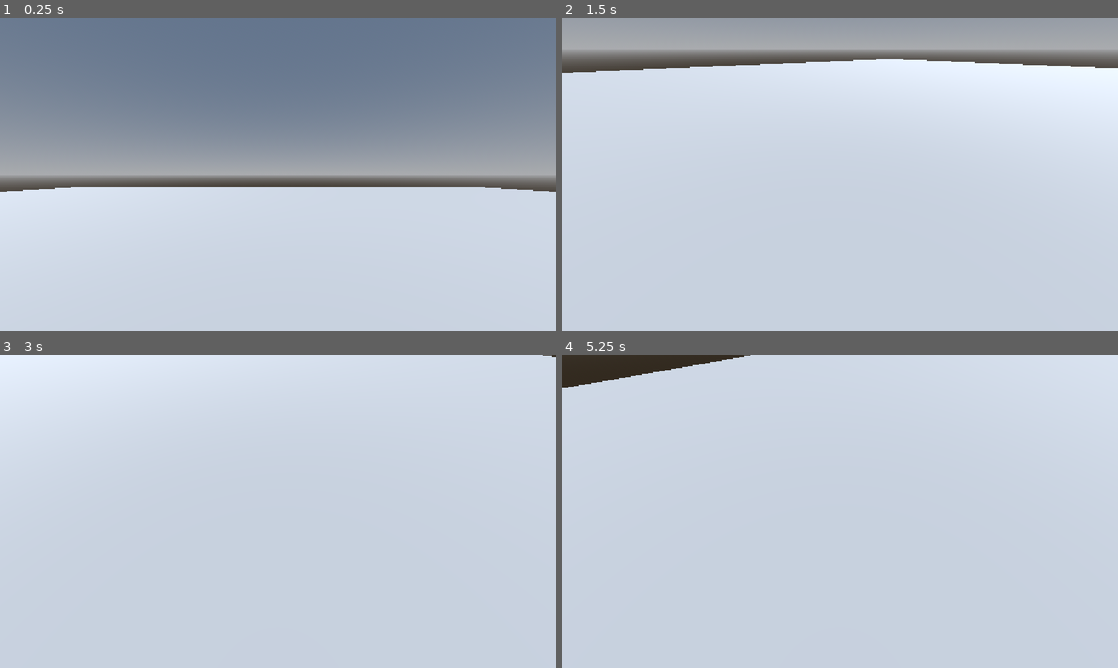
Above: before the commit, frames 1-4 (two rows, left to right).
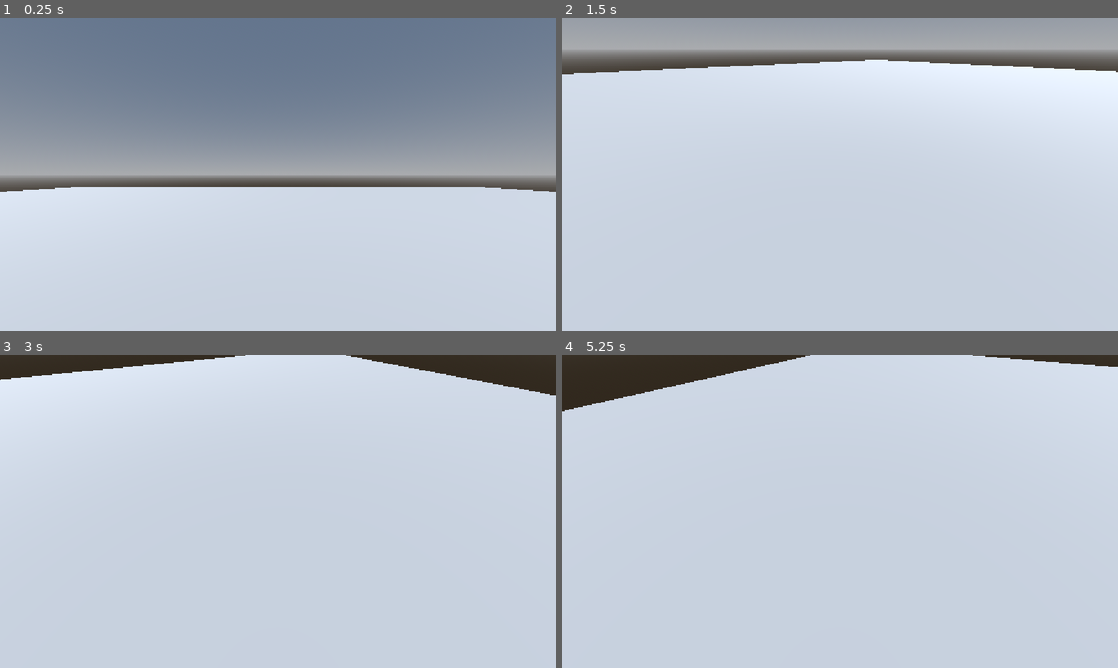
Above: after the commit, the same moments.

Repository: UncannyBunny/Project-1
Game: Godot game, scene res://test.tscn
Same seed, same stepped clock (60 frames per second), same inputs: the game is played once before the commit and once after it.
Inputs (mouse positions are in pixels of both pictures, inside the frame that each line leads up to):
- Up to frame 1 (0.25 s): no input
- Up to frame 2 (1.5 s): tap Enter at 0.5 s; move the mouse to (962, 158) at 0.52 s; hold Right (ui_right) 0.53-1.28 s; move the mouse to (728, 190) at 1.27 s; hold Left (ui_left) from 1.28 s (still down)
- Up to frame 3 (3 s): move the mouse to (333, 442) at 2.02 s; release Left (ui_left) at 2.03 s; hold Right (ui_right) from 2.03 s (still down); tap Space at 2.75 s; move the mouse to (250, 574) at 2.77 s
- Up to frame 4 (5.25 s): move the mouse to (1006, 558) at 3.52 s; release Right (ui_right) at 3.53 s; hold Left (ui_left) from 3.53 s (still down); move the mouse to (673, 464) at 4.27 s; tap Enter at 5 s; move the mouse to (867, 511) at 5.02 s

The runs differ from the first frame. In frame 2, 0.5% of the frame differs, in the area x 0-100%, y 13-18%; in frame 3, 4.2%, in the area x 0-100%, y 0-13%; in frame 4, 2.7%.

Commit message:
Character Control
- Sprinting
- Jumping
- SingleInputComponent
- CameraBobbingComponent

Diff:
--- a/Components/axis_input_component.gd
+++ b/Components/axis_input_component.gd
@@ -26,7 +26,6 @@
 	# Avoid execution in editor environment.
 	if Engine.is_editor_hint():
 		return
-	# Process mouse
 	if not target_method_callable.is_valid():
 		return
 	var raw_input: float
--- /dev/null
+++ b/Components/camera_bobber_component.gd
@@ -0,0 +1,43 @@
+class_name CameraBobberComponent extends Node3D
+
+@export var camera_object: Camera3D
+@export var player_object: CharacterController3D
+var is_bobbing: bool = false
+var bob_tween: Tween
+@export var bob_speed: float = 0
+@export var bob_height: float = 0
+@export var bob_width: float = 0
+var camera_position: Vector3 = Vector3.ZERO
+
+func _ready() -> void:
+	camera_position = camera_object.position
+
+func _physics_process(delta: float) -> void:
+	_bob_camera()
+
+func _bob_camera() -> void:
+	var horizontal_velocity = Vector2(player_object.velocity.x, player_object.velocity.z)
+	if is_bobbing and bob_tween and bob_tween.is_valid():
+		var speed_scale = clamp(horizontal_velocity.length() / player_object.speed_walking, 0.5, 1.5)
+		bob_tween.set_speed_scale(speed_scale)
+	var is_moving = horizontal_velocity.length() > 0.5 and player_object.is_on_floor()
+	if is_moving and not is_bobbing:
+		is_bobbing = true
+		if bob_tween:
+			bob_tween.kill()
+		bob_tween = create_tween().set_loops()
+		bob_tween.tween_property(camera_object, "position", camera_position + Vector3(bob_width, bob_height, 0), bob_speed) \
+			.set_trans(Tween.TRANS_SINE).set_ease(Tween.EASE_IN_OUT)
+		bob_tween.tween_property(camera_object, "position", camera_position, bob_speed) \
+			.set_trans(Tween.TRANS_SINE).set_ease(Tween.EASE_IN_OUT)
+		bob_tween.tween_property(camera_object, "position", camera_position + Vector3(-bob_width, bob_height, 0), bob_speed) \
+			.set_trans(Tween.TRANS_SINE).set_ease(Tween.EASE_IN_OUT)
+		bob_tween.tween_property(camera_object, "position", camera_position, bob_speed) \
+			.set_trans(Tween.TRANS_SINE).set_ease(Tween.EASE_IN_OUT)
+	elif not is_moving and is_bobbing:
+		is_bobbing = false
+		if bob_tween:
+			bob_tween.kill()
+		bob_tween = create_tween()
+		bob_tween.tween_property(camera_object, "position", camera_position, 0.2) \
+			.set_trans(Tween.TRANS_SINE).set_ease(Tween.EASE_OUT)
--- /dev/null
+++ b/Components/single_input_component.gd
@@ -0,0 +1,46 @@
+@tool
+class_name SingleInputComponent extends Node3D
+
+## Object to receive the input
+@export var target_object: Node3D:
+	set(value):
+		target_object = value
+		notify_property_list_changed()
+## Method that will be called with the input
+@export var target_method_string: String = ""
+var target_method_callable: Callable
+@export var input_string: String
+
+func _ready() -> void:
+	# Avoid execution in editor environment.
+	if Engine.is_editor_hint():
+		return
+	# Bind target callable for
+	if target_object and not target_method_string.is_empty():
+		target_method_callable = Callable(target_object, target_method_string)
+
+func _process(delta: float) -> void:
+	# Avoid execution in editor environment.
+	if Engine.is_editor_hint():
+		return
+	if not target_method_callable.is_valid():
+		return
+	if Input.is_action_just_pressed(input_string):
+		target_method_callable.call()
+
+func _validate_property(property: Dictionary) -> void:
+	if property.name == "target_method_string":
+		var target_method_options: String = ""
+
+		if target_object and target_object.get_script():
+			var methods: Array = target_object.get_script().get_script_method_list()
+			var method_names: Array[String] = []
+
+			for method in methods:
+				if not method["name"].begins_with("_"):
+					method_names.append(method["name"])
+
+			target_method_options = ",".join(method_names)
+
+		property.hint = PROPERTY_HINT_ENUM
+		property.hint_string = target_method_options
--- a/Scripts/character_controller.gd
+++ b/Scripts/character_controller.gd
@@ -1,11 +1,18 @@
 class_name CharacterController3D extends CharacterBody3D
 
 @export_group("Movement")
-@export var movement_speed: float = 0
+var movement_speed: float = 0
+@export var speed_walking: float = 0
+@export var speed_running: float = 0
+var _movement_run: bool = false
 @export var jump_force: float = 0
+@export var weight: float = 1
 var _gravity: float = ProjectSettings.get_setting("physics/3d/default_gravity")
 var _movement_direction: Vector3 = Vector3.ZERO
 var _movement_jump: bool = false
+
+func _ready() -> void:
+	movement_speed = speed_walking
 
 func _physics_process(delta: float) -> void:
 	_move_character()
@@ -18,9 +25,16 @@
 		return
 	_movement_jump = true
 
+func set_running() -> void:
+	_movement_run = not _movement_run
+	if _movement_run:
+		movement_speed = speed_running
+	else:
+		movement_speed = speed_walking
+
 func _move_character() -> void:
 	if not is_on_floor():
-		velocity.y -= _gravity
+		velocity.y -= _gravity * weight
 	if _movement_direction != Vector3.ZERO:
 		velocity.x = move_toward(velocity.x, _movement_direction.x * movement_speed, movement_speed / 4)
 		velocity.z = move_toward(velocity.z, _movement_direction.z * movement_speed, movement_speed / 4)
--- a/character_body_3d.tscn
+++ b/character_body_3d.tscn
@@ -2,9 +2,11 @@
 
 [ext_resource type="Script" uid="uid://d1rflb5mclp0d" path="res://Scripts/character_controller.gd" id="1_iwpo4"]
 [ext_resource type="Script" uid="uid://y1ywe8tvdv0c" path="res://Components/axis_input_component.gd" id="2_fb3t6"]
+[ext_resource type="Script" uid="uid://byrgu6dthsnix" path="res://Components/single_input_component.gd" id="2_jvo56"]
 [ext_resource type="Script" uid="uid://t1u66x74hcm6" path="res://Components/axis_to_vector.gd" id="3_vd578"]
 [ext_resource type="Script" uid="uid://r1wo016j1ww5" path="res://Components/mouse_movement_component_3d.gd" id="4_c7tqt"]
 [ext_resource type="Script" uid="uid://ch2c44r2rtwru" path="res://Components/rotation_component.gd" id="4_nl27k"]
+[ext_resource type="Script" uid="uid://bihwcsxm5a2es" path="res://Components/camera_bobber_component.gd" id="6_obynr"]
 
 [sub_resource type="CapsuleMesh" id="CapsuleMesh_g4v7s"]
 
@@ -21,6 +23,20 @@
 [node name="CollisionShape3D" type="CollisionShape3D" parent="." unique_id=997496742]
 transform = Transform3D(1, 0, 0, 0, 1, 0, 0, 0, 1, 0, 1, 0)
 shape = SubResource("CapsuleShape3D_iwpo4")
+
+[node name="SingleInputComponent" type="Node3D" parent="." unique_id=55471534 node_paths=PackedStringArray("target_object")]
+script = ExtResource("2_jvo56")
+target_object = NodePath("..")
+target_method_string = "set_jump"
+input_string = "ui_accept"
+metadata/_custom_type_script = "uid://byrgu6dthsnix"
+
+[node name="SingleInputComponent2" type="Node3D" parent="." unique_id=7176410 node_paths=PackedStringArray("target_object")]
+script = ExtResource("2_jvo56")
+target_object = NodePath("..")
+target_method_string = "set_running"
+input_string = "ui_focus_next"
+metadata/_custom_type_script = "uid://byrgu6dthsnix"
 
 [node name="AxisToVector3D" type="Node3D" parent="." unique_id=1012072495 node_paths=PackedStringArray("target_object")]
 script = ExtResource("3_vd578")
@@ -79,3 +95,13 @@
 swap_axis = true
 invert_x_axis = true
 metadata/_custom_type_script = "uid://r1wo016j1ww5"
+
+[node name="CameraBobberComponent" type="Node3D" parent="Camera3D" unique_id=593818004 node_paths=PackedStringArray("camera_object", "player_object")]
+transform = Transform3D(1, 0, 0, 0, 1, 0, 0, 0, 1, 0, -1.4955306, 0)
+script = ExtResource("6_obynr")
+camera_object = NodePath("..")
+player_object = NodePath("../..")
+bob_speed = 0.25
+bob_height = 0.1
+bob_width = 0.05
+metadata/_custom_type_script = "uid://bihwcsxm5a2es"
--- a/test.tscn
+++ b/test.tscn
@@ -34,7 +34,10 @@
 
 [node name="CharacterBody3D" parent="." unique_id=99017869 instance=ExtResource("1_37kl0")]
 transform = Transform3D(1, 0, 0, 0, 1, 0, 0, 0, 1, 0, 1, 0)
-movement_speed = 10.0
+speed_walking = 5.0
+speed_running = 10.0
+jump_force = 15.0
+weight = 0.1
 
 [node name="StaticBody3D" type="StaticBody3D" parent="." unique_id=376527176]
 
Not shown, added: Components/camera_bobber_component.gd.uid
Not shown, added: Components/single_input_component.gd.uid
